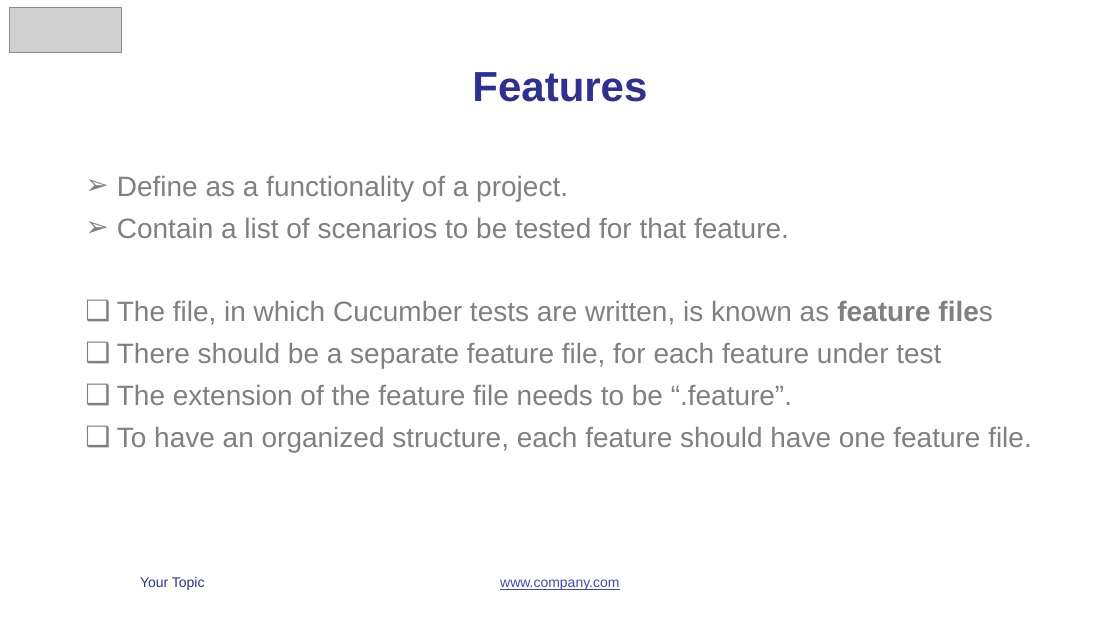
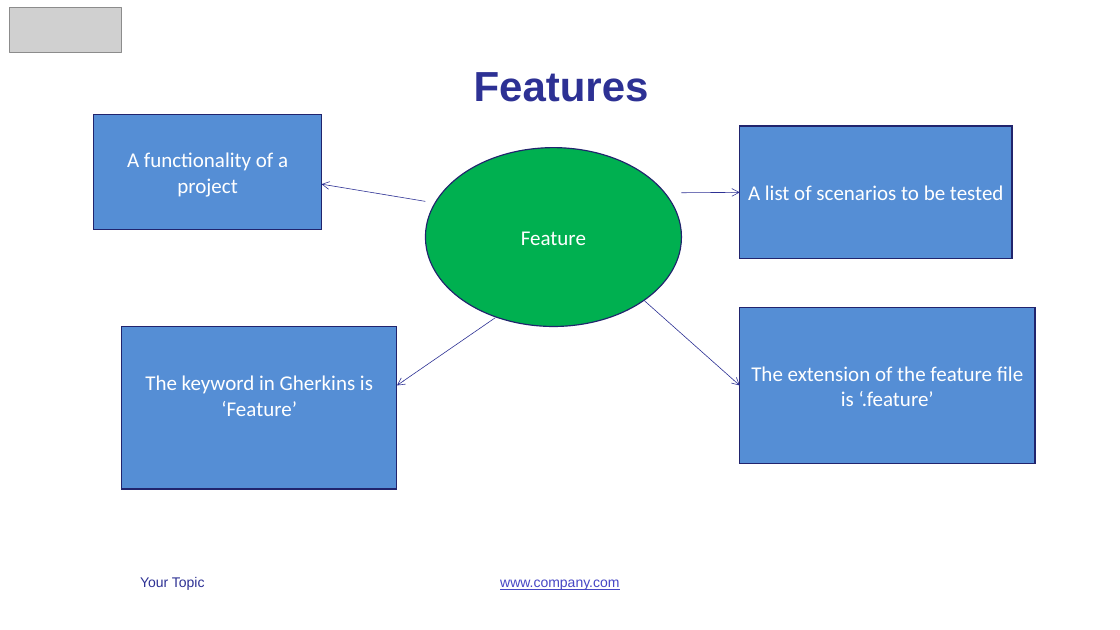
Before and after one commit to vunguyen2588/Cucumber, a slide deck: slide 12 of b4uconference_cucumber_slide.pptx. Drawn at 1120x630 pixels with LibreOffice and Linux fonts; fonts in the diff are those of the drawing; grey boxes stand for pictures. Boxes give left, top, right and bottom in pixels: in the first picture for what was removed or moved away, otherwise in the second. Text is boxed around its words. In the diff, an @@ line names an element or a change of style, - is before the commit and + after.

```diff
--- a/b4uconference_cucumber_slide.pptx
+++ b/b4uconference_cucumber_slide.pptx
@@ rectangle added at (x1=94, y1=114, x2=322, y2=229), fill #558ED5, outline #21246D 1 pt, 18 pt, text #FFFFFF @@
+A functionality of a project
@@ ellipse added at (x1=425, y1=148, x2=681, y2=327), fill #00B050, outline #21246D 1 pt, 18 pt, text #FFFFFF @@
+Feature
@@ rectangle added at (x1=740, y1=126, x2=1012, y2=259), fill #558ED5, outline #21246D 1 pt, 18 pt, text #FFFFFF @@
+A list of scenarios to be tested
@@ text removed at (x1=117, y1=176, x2=1032, y2=452) @@
-➢ Define as a functionality of a project.
-➢ Contain a list of scenarios to be tested for that feature.
-❑ The file, in which Cucumber tests are written, is known as feature files
-❑ There should be a separate feature file, for each feature under test
-❑ The extension of the feature file needs to be “.feature”.
-❑ To have an organized structure, each feature should have one feature file.
@@ arrow added from (425, 202) to (322, 184), #2D3194 0.5 pt @@
@@ arrow added from (681, 192) to (740, 192), #2D3194 0.5 pt @@
@@ rectangle added at (x1=122, y1=327, x2=397, y2=490), fill #558ED5, outline #21246D 1 pt, 18 pt, text #FFFFFF @@
+The keyword in Gherkins is ‘Feature’
@@ arrow added from (496, 318) to (397, 386), #2D3194 0.5 pt @@
@@ arrow added from (644, 301) to (740, 386), #2D3194 0.5 pt @@
@@ rectangle added at (x1=740, y1=308, x2=1036, y2=463), fill #558ED5, outline #21246D 1 pt, 18 pt, text #FFFFFF @@
+The extension of the feature file is ‘.feature’
```
Also in this commit, not shown: 6 other slides changed.
